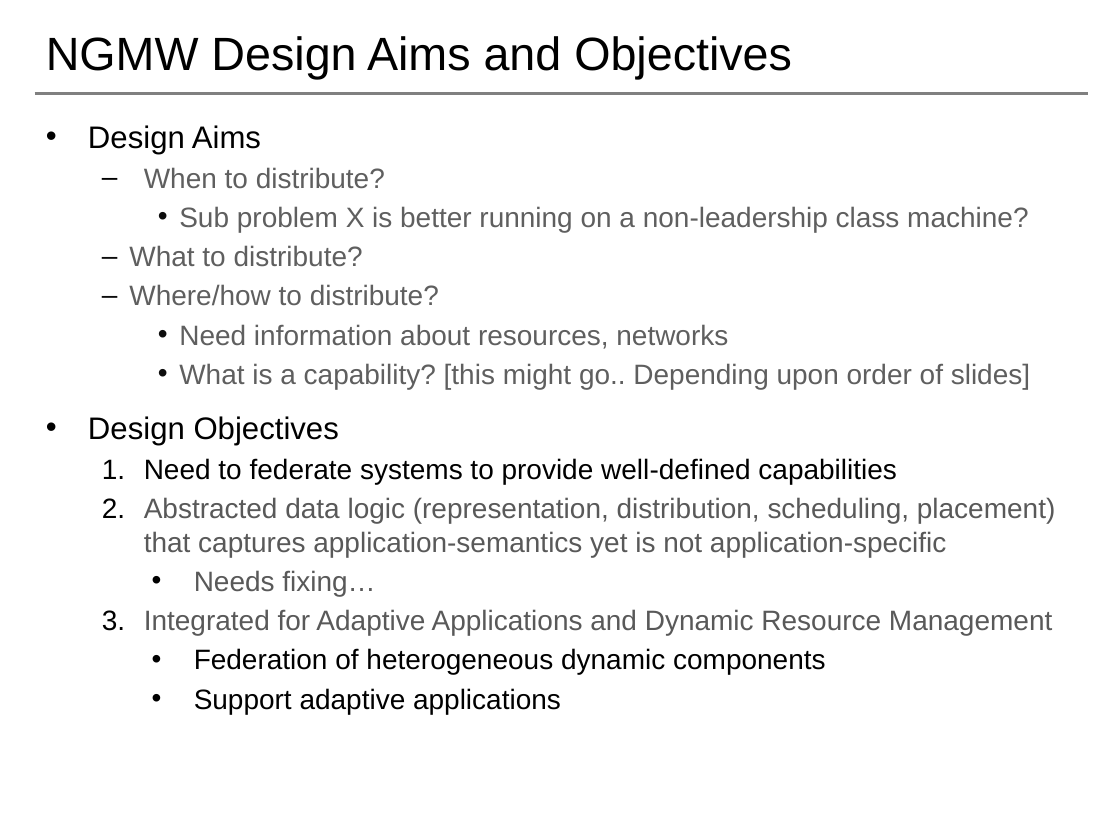
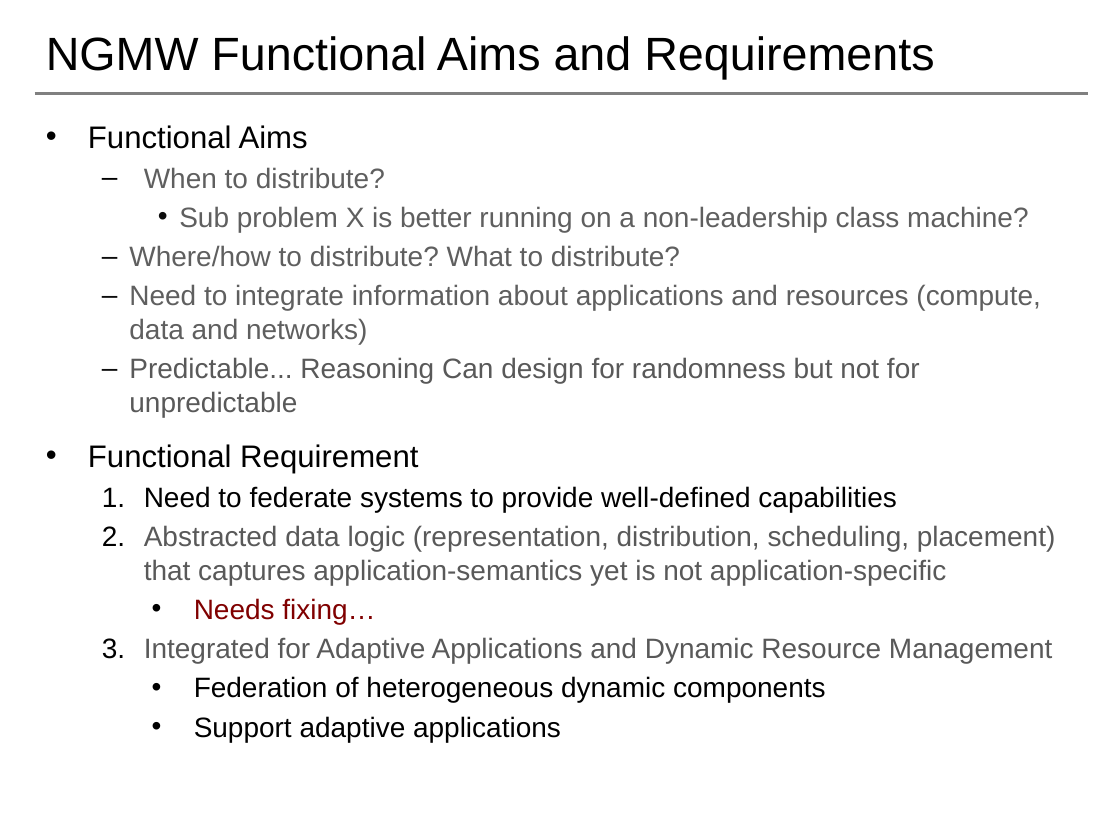
Before and after one commit to saga-project/NGMW, a slide deck: slide 7 of presentations/radical-modsim.pptx. Drawn at 1120x840 pixels with LibreOffice and Linux fonts; fonts in the diff are those of the drawing; background and template pictures are left out. Boxes give left, top, right and bottom in pixels: in the first picture for what was removed or moved away, otherwise in the second. Text is boxed around its words. In the diff, an @@ line names an element or a change of style, - is before the commit and + after.

```diff
--- a/presentations/radical-modsim.pptx
+++ b/presentations/radical-modsim.pptx
@@ title at (46, 36, 934, 79): text changed @@
-NGMW Design Aims and Objectives
+NGMW Functional Aims and Requirements
@@ text at (88, 125, 308, 149): text changed @@
-• Design Aims
+• Functional Aims
@@ text at (88, 245, 1040, 473): text changed @@
-  – What to distribute?
-  – Where/how to distribute?
-    • Need information about resources, networks
-    • What is a capability? [this might go.. Depending upon order of slides]
-• Design Objectives
+  – Where/how to distribute? What to distribute?
+  – Need to integrate information about applications and resources (compute, data and networks)
+  – Predictable... Reasoning Can design for randomness but not for unpredictable
+• Functional Requirement
@@ text at (194, 598, 375, 624): text colour #595959 to #800000 in "Needs fixing…" @@
```
Also in this commit, not shown: 15 other slides changed, 1 slide added, 7 slides removed.
